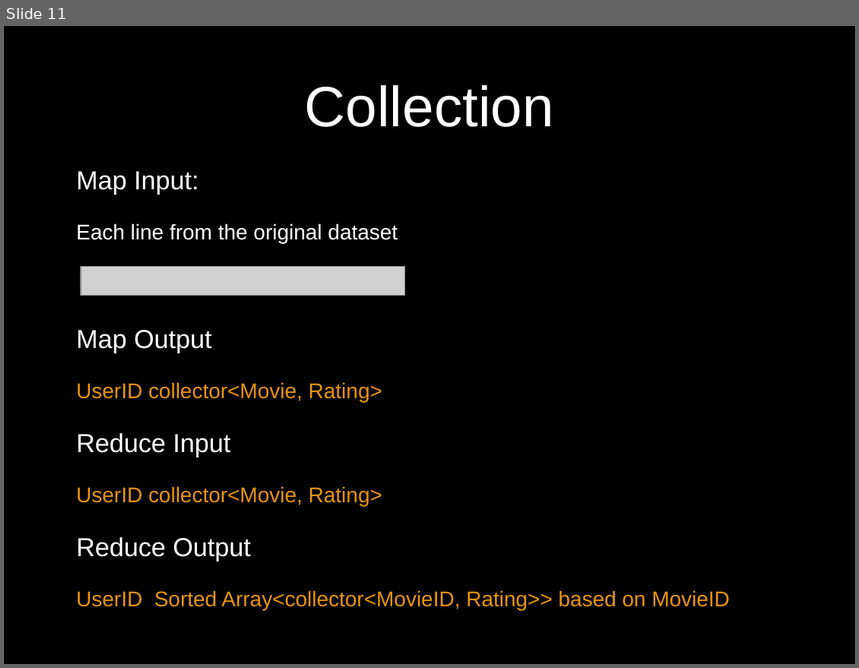
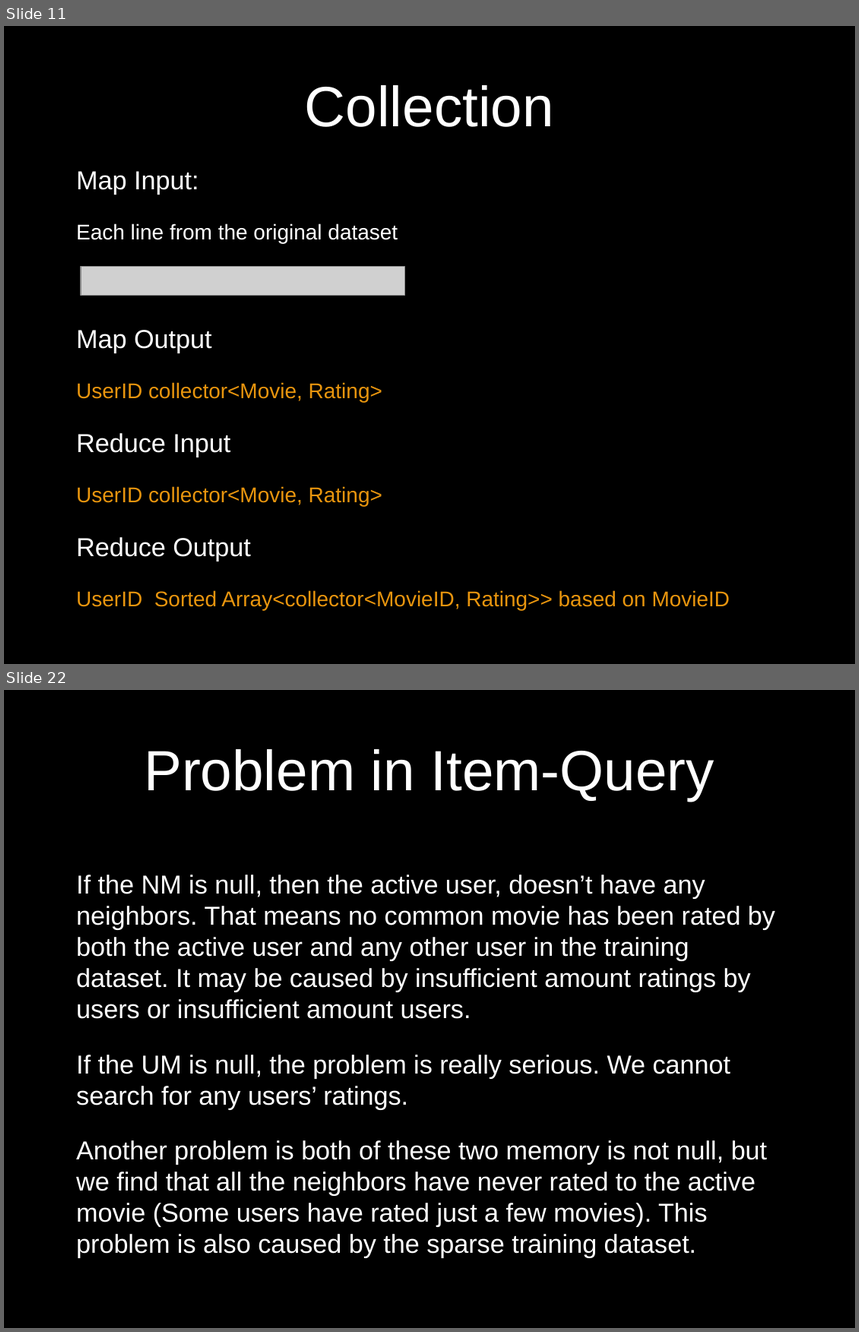
Before and after one commit to UCSBGauchos/MAE-data, a slide deck: Final Presentation.pptx. Shown one above the other, each under a label of ours: slide 11 before the commit, slides 11 and 22 after it; the slides between them are not shown. The pictures are 859x668 and 859x1332 pixels, drawn with LibreOffice and Linux fonts; fonts in the diff are those of the drawing; grey boxes stand for pictures; background and template pictures are left out. Boxes give left, top, right and bottom in pixels: in the first picture for what was removed or moved away, otherwise in the second. Text is boxed around its words. In the diff, an @@ line names an element or a change of style, - is before the commit and + after.

```diff
--- a/Final Presentation.pptx
+++ b/Final Presentation.pptx
@@ slide 22 added at box(4, 690, 855, 1328), background picture (left out) @@
@@ title added at box(144, 749, 715, 801), 48 pt, text #FFFFFF @@
+Problem in Item-Query
@@ text added at box(76, 875, 775, 1258), 22 pt, text #FFFFFF @@
+If the NM is null, then the active user, doesn’t have any neighbors. That means no common movie has been rated by both the active user and any other user in the training dataset. It may be caused by insufficient amount ratings by users or insufficient amount users.
+If the UM is null, the problem is really serious. We cannot search for any users’ ratings.
+Another problem is both of these two memory is not null, but we find that all the neighbors have never rated to the active movie (Some users have rated just a few movies). This problem is also caused by the sparse training dataset.
```
Also in this commit, not shown: 5 slides changed, 5 other slides added.
